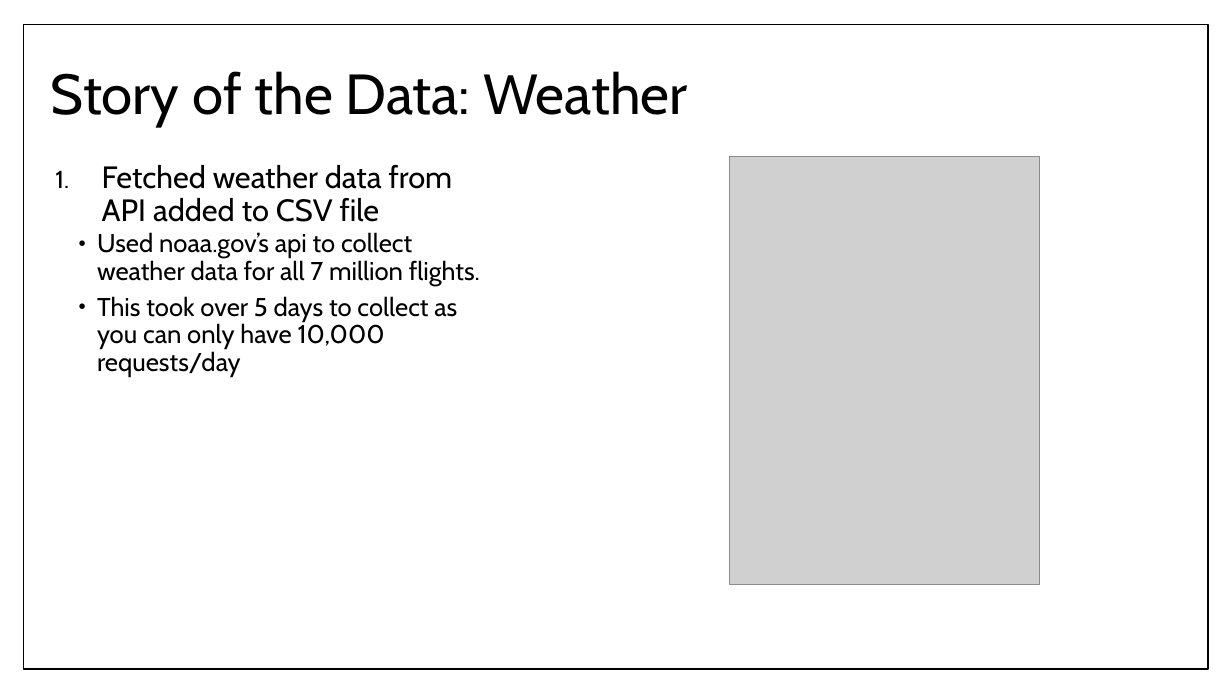
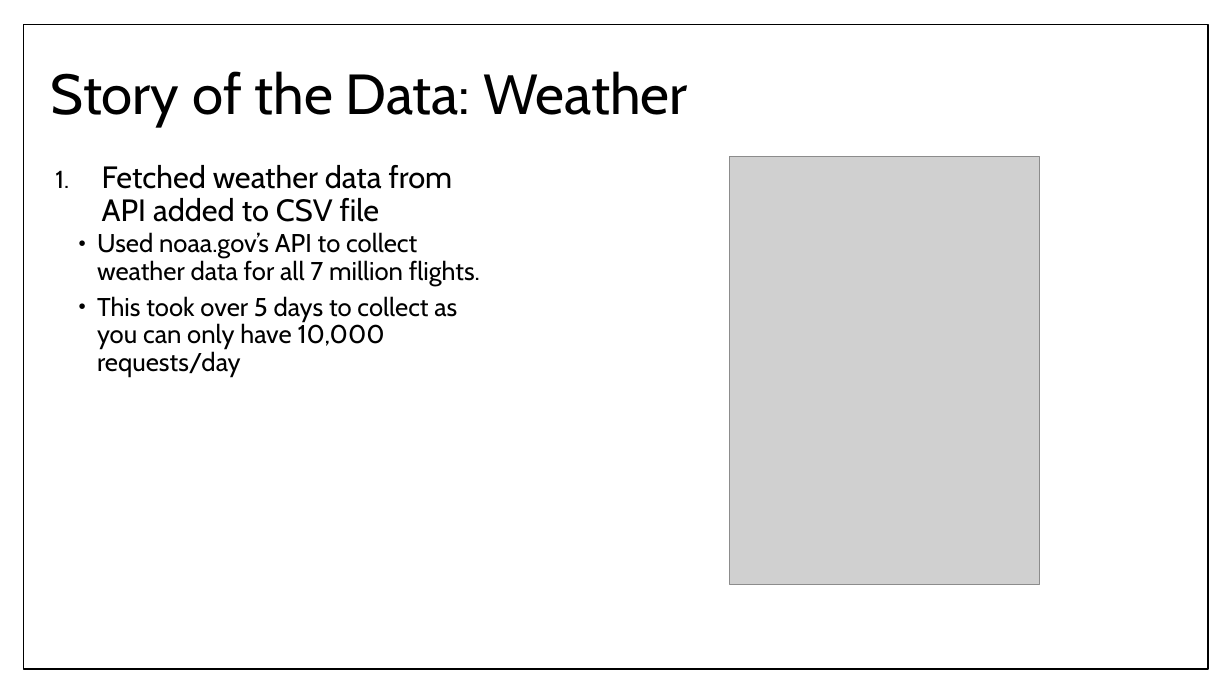
Before and after one commit to RoAjinkya/FlightDelay, a slide deck: slide 8 of docs/Final Presentation_FlightDelay.pptx. Drawn at 1232x693 pixels with LibreOffice and Linux fonts; fonts in the diff are those of the drawing; grey boxes stand for pictures. Boxes give left, top, right and bottom in pixels: in the first picture for what was removed or moved away, otherwise in the second. Text is boxed around its words. In the diff, an @@ line names an element or a change of style, - is before the commit and + after.

```diff
--- a/docs/Final Presentation_FlightDelay.pptx
+++ b/docs/Final Presentation_FlightDelay.pptx
@@ text at <box>97,232,480,286</box>: text changed @@
-  • Used noaa.gov’s api to collect weather data for all 7 million flights.
+  • Used noaa.gov’s API to collect weather data for all 7 million flights.
```
Also in this commit, not shown: 6 other slides changed, 2 slides added, 1 slide removed.
